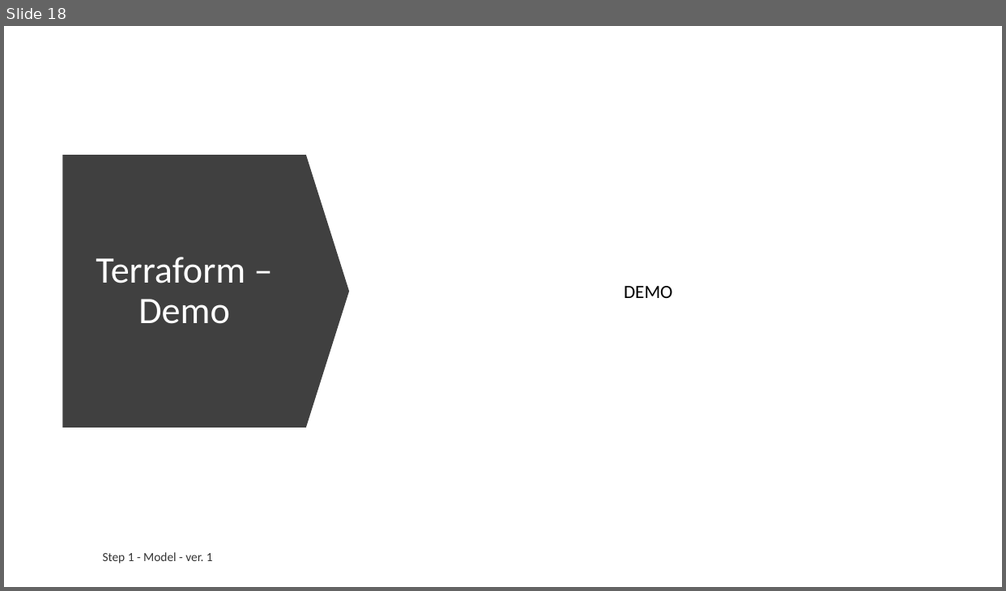
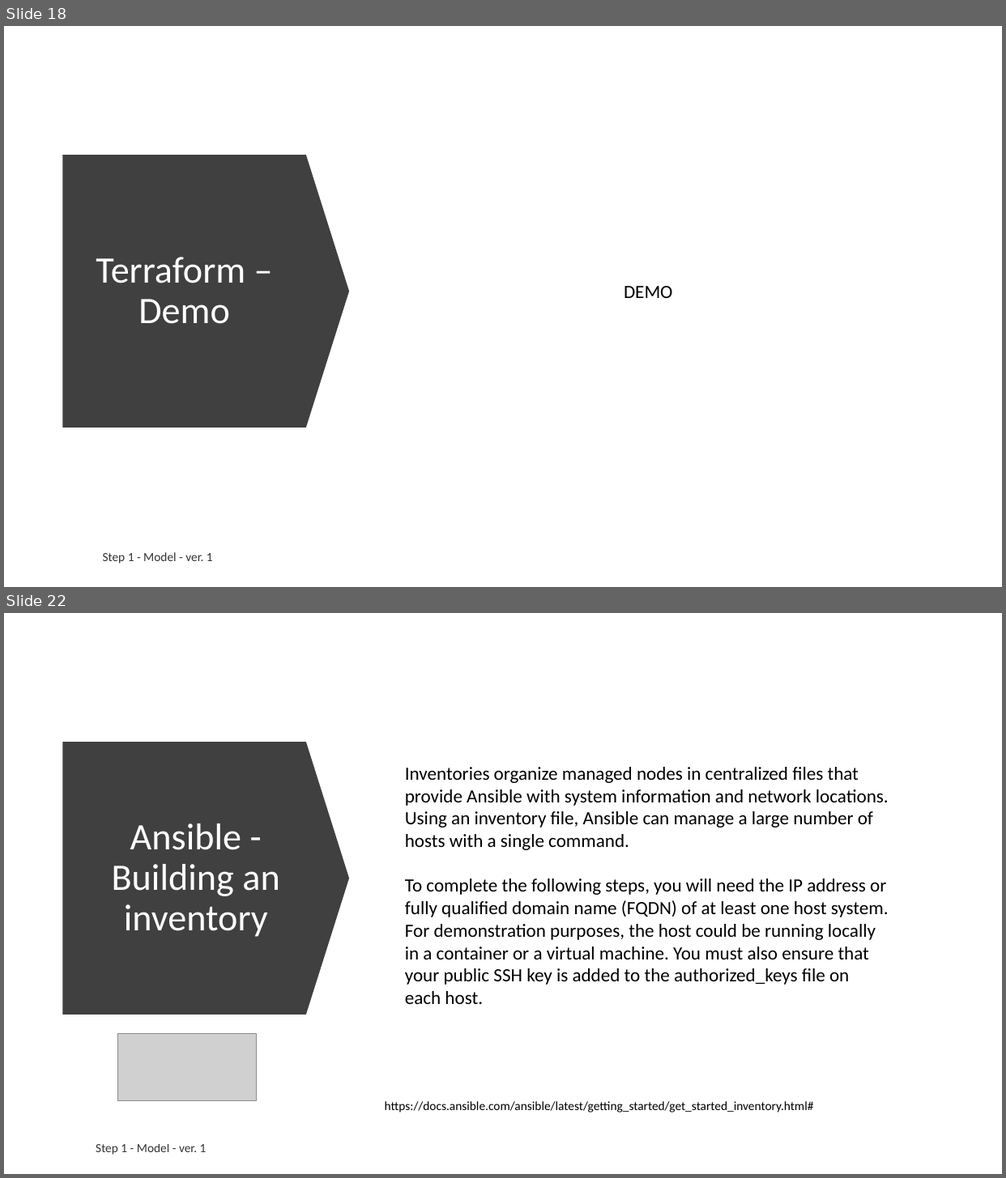
Before and after one commit to ext4dmin/DevOps-Mentorship, a slide deck: Step05-Infrastructure_as_a_Code_speach.pptx. Shown one above the other, each under a label of ours: slide 18 before the commit, slides 18 and 22 after it; the slides between them are not shown. The pictures are 1006x591 and 1006x1178 pixels, drawn with LibreOffice and Linux fonts; fonts in the diff are those of the drawing; grey boxes stand for pictures. Boxes give left, top, right and bottom in pixels: in the first picture for what was removed or moved away, otherwise in the second. Text is boxed around its words. In the diff, an @@ line names an element or a change of style, - is before the commit and + after.

Commit message:
Step 5. IaC: - To Review

```diff
--- a/Step05-Infrastructure_as_a_Code_speach.pptx
+++ b/Step05-Infrastructure_as_a_Code_speach.pptx
@@ slide 22 added at bbox=[4, 613, 1002, 1174], background #FFFFFF @@
@@ down arrow added at bbox=[63, 742, 350, 1015], fill #404040 @@
@@ text added at bbox=[405, 767, 889, 1004], 18 pt, text #000000 @@
+Inventories organize managed nodes in centralized files that provide Ansible with system information and network locations. Using an inventory file, Ansible can manage a large number of hosts with a single command.
+To complete the following steps, you will need the IP address or fully qualified domain name (FQDN) of at least one host system. For demonstration purposes, the host could be running locally in a container or a virtual machine. You must also ensure that your public SSH key is added to the authorized_keys file on each host.
@@ title added at bbox=[112, 824, 279, 937], 36 pt, text #FFFFFF @@
+Ansible - Building an inventory
@@ picture added at bbox=[117, 1034, 257, 1101] @@
@@ text added at bbox=[385, 1101, 814, 1113], 12 pt, text #000000 @@
+https://docs.ansible.com/ansible/latest/getting_started/get_started_inventory.html#
@@ text added at bbox=[96, 1144, 206, 1155], 12 pt, text #000000 at 80% opacity @@
+Step 1 - Model - ver. 1
```
Also in this commit, not shown: 1 slide changed, 6 other slides added, 2 other files.
